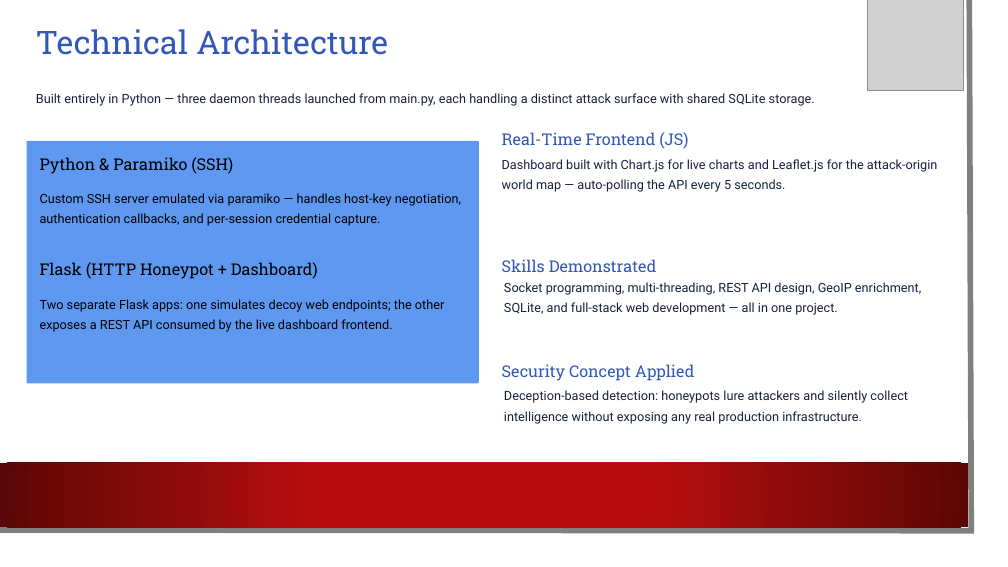
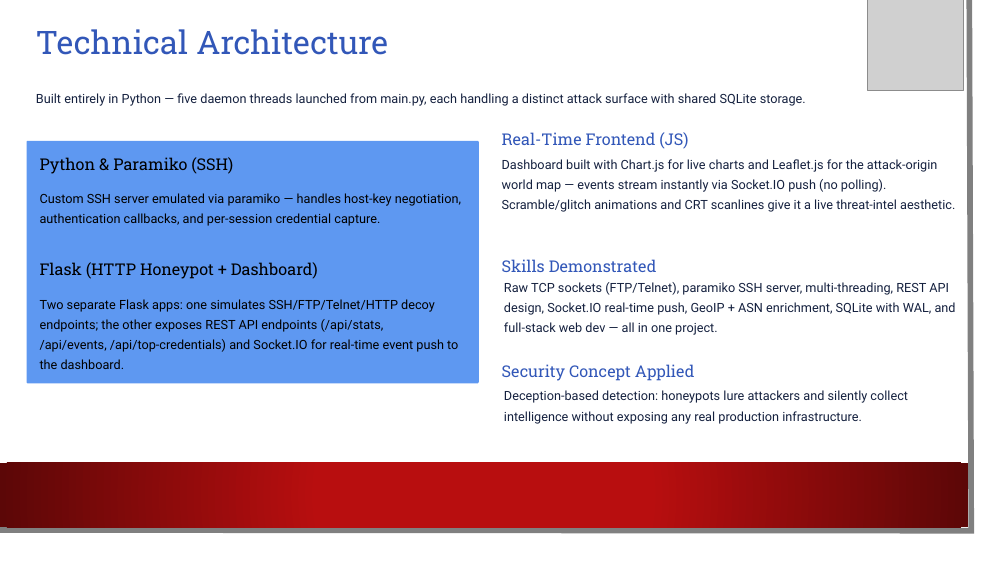
Before and after one commit to Majorwhiskey/honeypot, a slide deck: slide 8 of Review_PPT (1).pptx. Drawn at 1008x567 pixels with LibreOffice and Linux fonts; fonts in the diff are those of the drawing; grey boxes stand for pictures; background and template pictures are left out. Boxes give left, top, right and bottom in pixels: in the first picture for what was removed or moved away, otherwise in the second. Text is boxed around its words. In the diff, an @@ line names an element or a change of style, - is before the commit and + after.

```diff
--- a/Review_PPT (1).pptx
+++ b/Review_PPT (1).pptx
@@ text at bbox=[36, 93, 806, 106]: text changed @@
-Built entirely in Python — three daemon threads launched from main.py, each handling a distinct attack surface with shared SQLite storage.
+Built entirely in Python — five daemon threads launched from main.py, each handling a distinct attack surface with shared SQLite storage.
@@ text at bbox=[502, 159, 955, 212]: text changed @@
-Dashboard built with Chart.js for live charts and Leaflet.js for the attack-origin world map — auto-polling the API every 5 seconds.
+Dashboard built with Chart.js for live charts and Leaflet.js for the attack-origin world map — events stream instantly via Socket.IO push (no polling). Scramble/glitch animations and CRT scanlines give it a live threat-intel aesthetic.
@@ text at bbox=[40, 299, 458, 369]: text changed @@
-Two separate Flask apps: one simulates decoy web endpoints; the other exposes a REST API consumed by the live dashboard frontend.
+Two separate Flask apps: one simulates SSH/FTP/Telnet/HTTP decoy endpoints; the other exposes REST API endpoints (/api/stats, /api/events, /api/top-credentials) and Socket.IO for real-time event push to the dashboard.
@@ text at bbox=[504, 302, 956, 335]: text changed @@
-Socket programming, multi-threading, REST API design, GeoIP enrichment, SQLite, and full-stack web development — all in one project.
+Raw TCP sockets (FTP/Telnet), paramiko SSH server, multi-threading, REST API design, Socket.IO real-time push, GeoIP + ASN enrichment, SQLite with WAL, and full-stack web dev — all in one project.
```
Also in this commit, not shown: 6 other slides changed, 2 other files.
